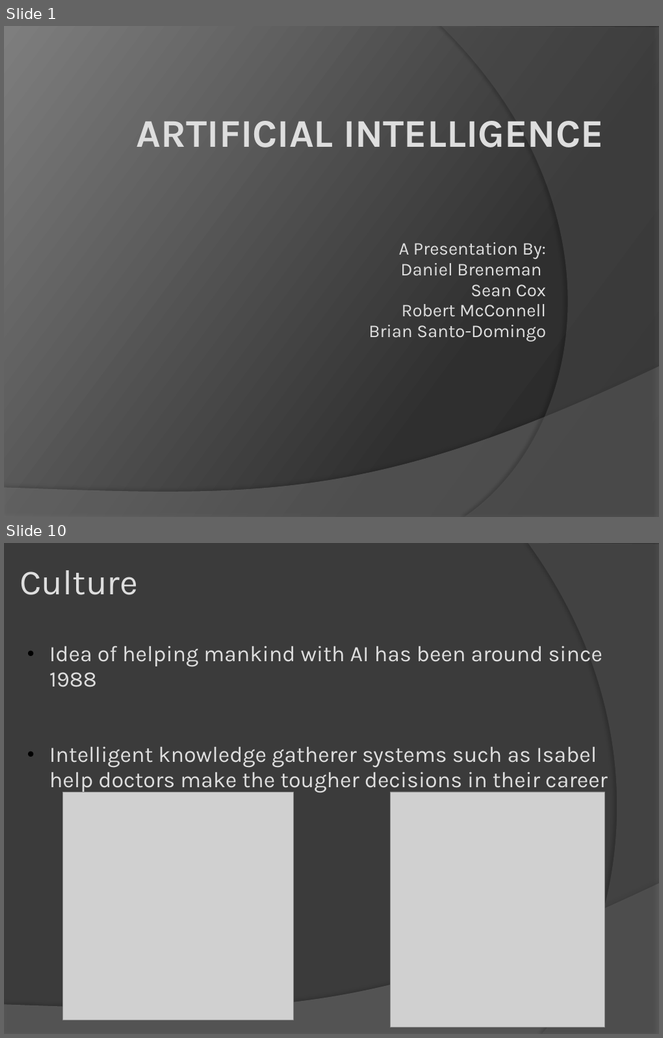
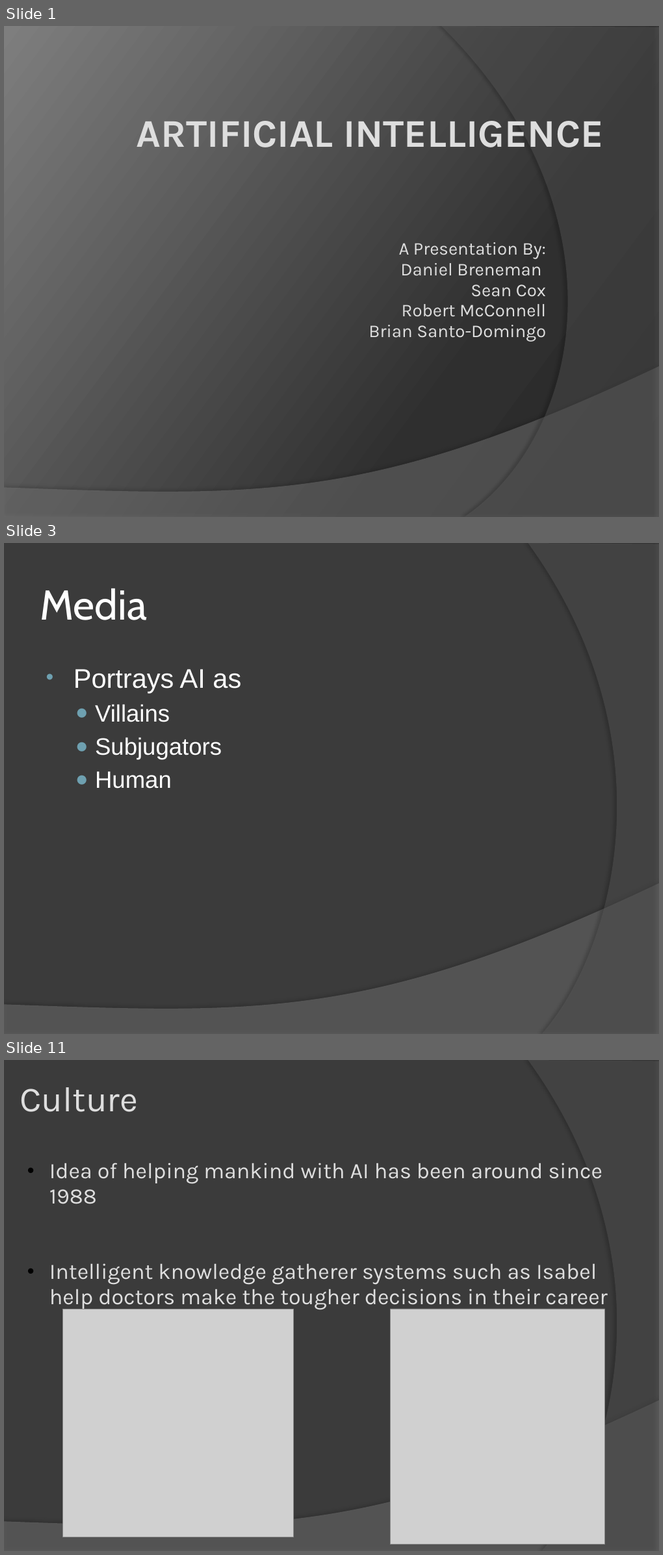
Before and after one commit to abhishekori/team-sexy-awesome-repository-of-awesomeness-----sexy, a slide deck: artififical intelligence.pptx. Shown one above the other, each under a label of ours: slides 1 and 10 before the commit, slides 1, 3 and 11 after it; the slides between them are not shown. The pictures are 663x1038 and 663x1555 pixels, drawn with LibreOffice and Linux fonts; fonts in the diff are those of the drawing; grey boxes stand for pictures. Boxes give left, top, right and bottom in pixels: in the first picture for what was removed or moved away, otherwise in the second. Text is boxed around its words. In the diff, an @@ line names an element or a change of style, - is before the commit and + after.

```diff
--- a/artififical intelligence.pptx
+++ b/artififical intelligence.pptx
@@ slide 3 added at box(4, 543, 659, 1034), background #3B3B3B; not listed: 2 template elements that a slide beside it also shows @@
@@ title added at box(40, 589, 146, 620), 51 pt, text #FFFFFF @@
+Media
@@ text added at box(74, 669, 241, 789), 29 pt, text #FFFFFF @@
+• Portrays AI as
+  ● Villains
+  ● Subjugators
+  ● Human
@@ what was slide 10 is now slide 11 @@
```
Also in this commit, not shown: 5 slides changed, 6 other slides added, 3 slides removed.
